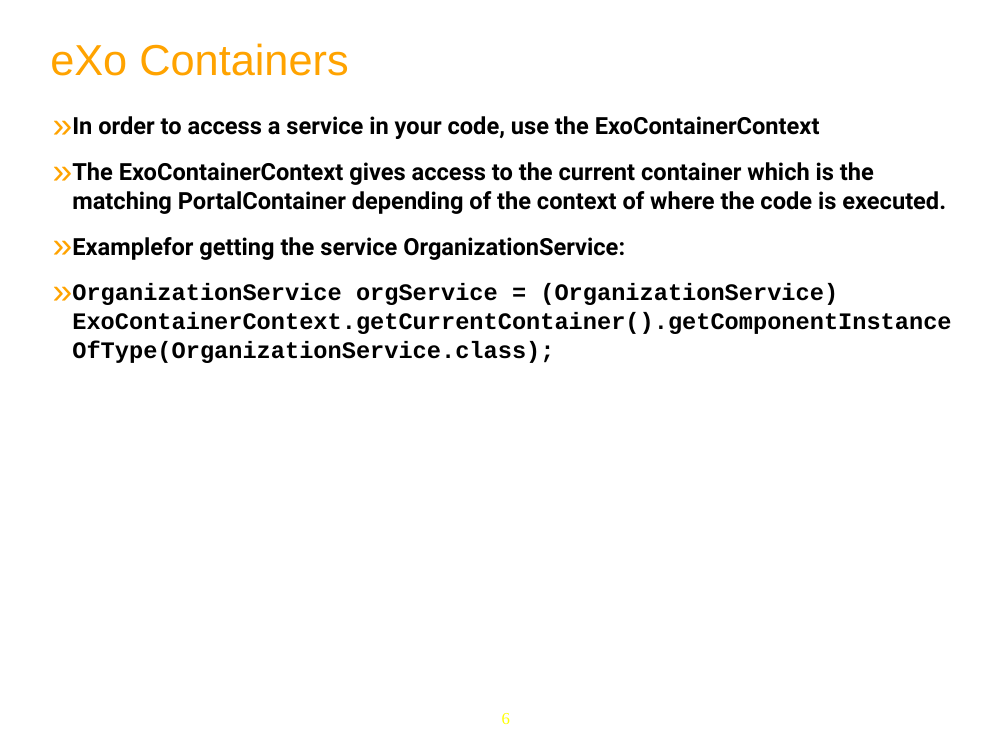
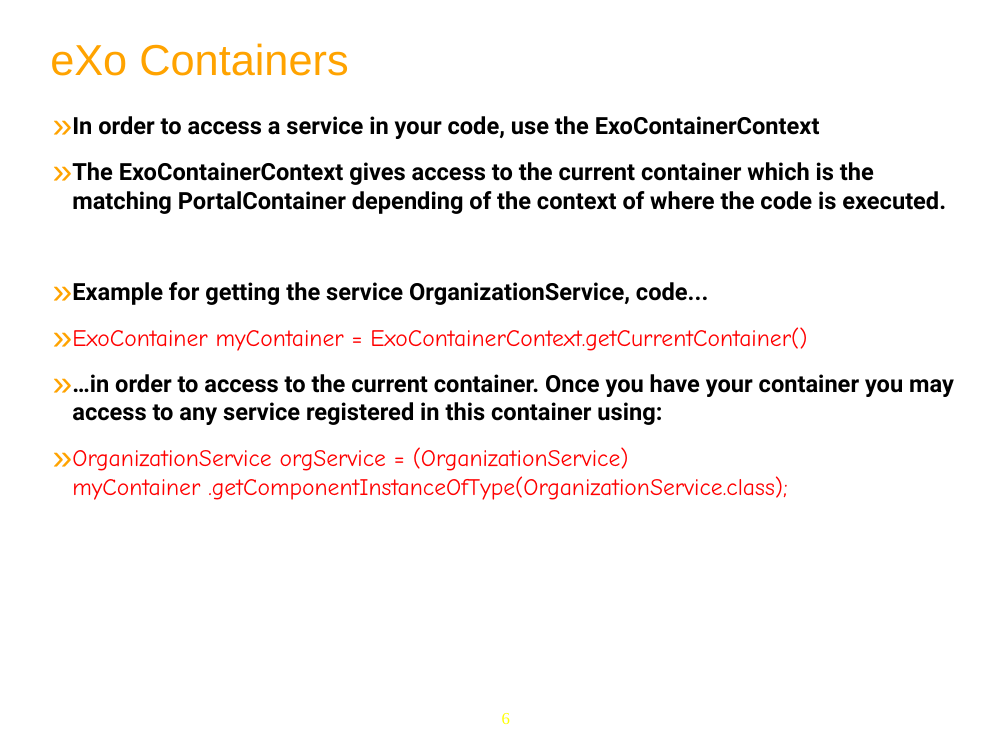
Before and after one commit to anhvurz90/training, a slide deck: slide 6 of exo-developer/230-service-configuration/slides/230-Service-configuration-XDev-en.ppt. Drawn at 1008x756 pixels with LibreOffice and Linux fonts; fonts in the diff are those of the drawing; background and template pictures are left out. Boxes give left, top, right and bottom in pixels: in the first picture for what was removed or moved away, otherwise in the second. Text is boxed around its words. In the diff, an @@ line names an element or a change of style, - is before the commit and + after.

```diff
--- a/exo-developer/230-service-configuration/slides/230-Service-configuration-XDev-en.ppt
+++ b/exo-developer/230-service-configuration/slides/230-Service-configuration-XDev-en.ppt
@@ text at bbox=[72, 282, 954, 500]: text changed; font Courier New to Comic Neue; text colour #000000 to #FF0000; bold off @@
-» Examplefor getting the service OrganizationService:
-» OrganizationService orgService = (OrganizationService) ExoContainerContext.getCurrentContainer().getComponentInstanceOfType(OrganizationService.class);
+» Example for getting the service OrganizationService, code...
+» ExoContainer myContainer = ExoContainerContext.getCurrentContainer()
+» …in order to access to the current container. Once you have your container you may access to any service registered in this container using:
+» OrganizationService orgService = (OrganizationService) myContainer .getComponentInstanceOfType(OrganizationService.class);
```
Also in this commit, not shown: 7 other slides changed, 1 slide added.
